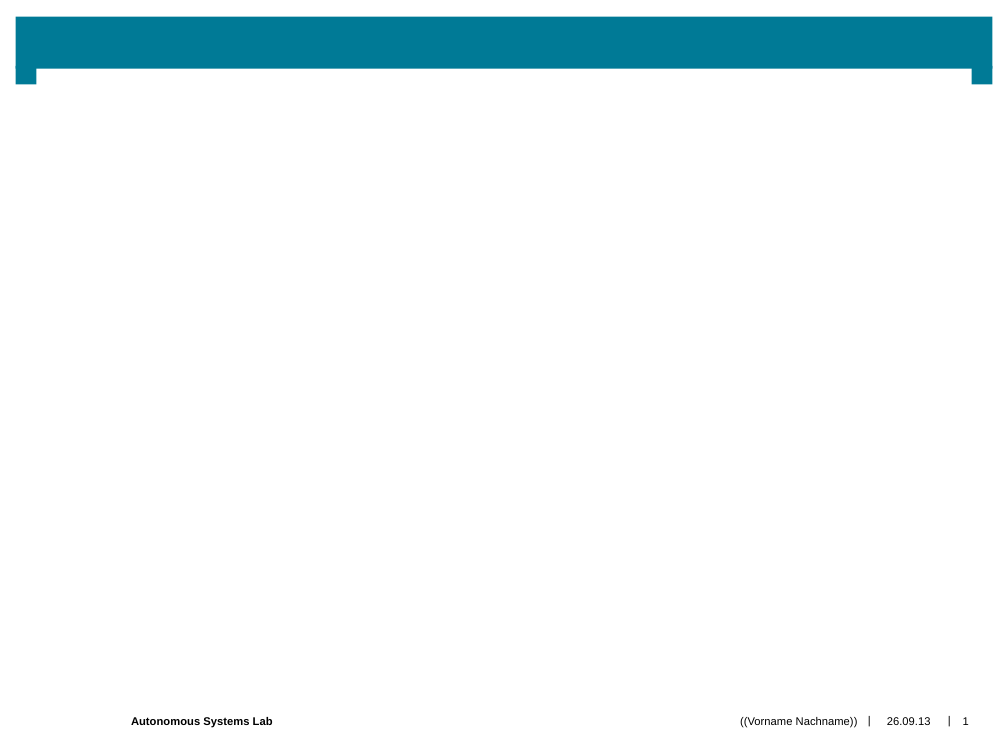
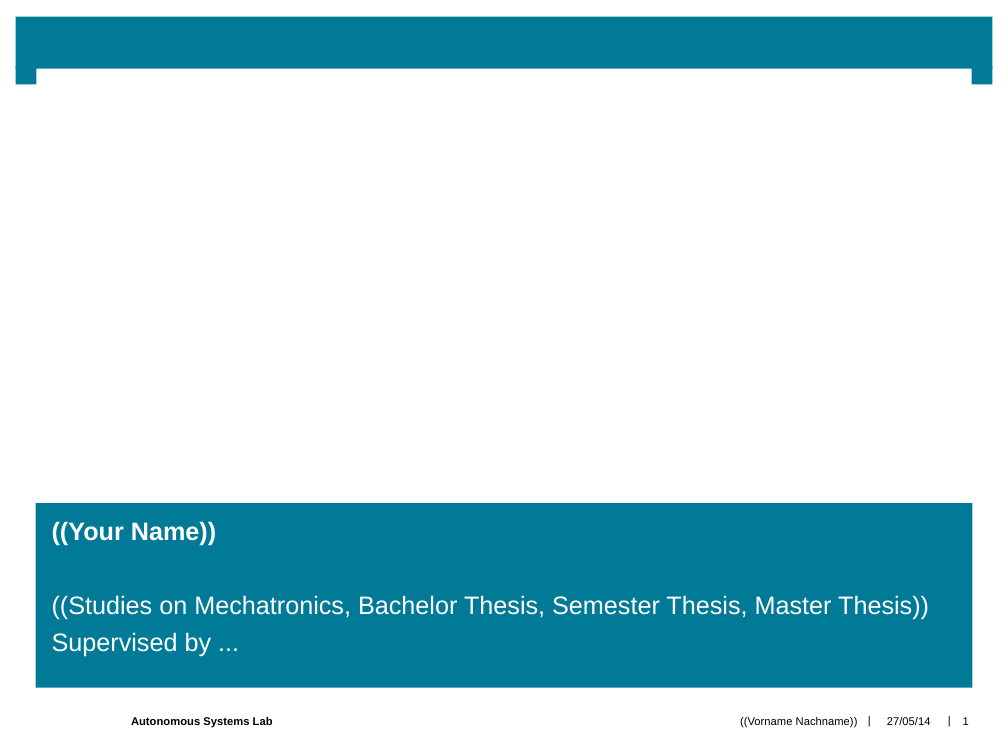
Before and after one commit to ethz-asl/asl-student-templates, a slide deck: slide 1 of Presentation/PowerPoint_Template.pptx. Drawn at 1008x756 pixels with LibreOffice and Linux fonts; fonts in the diff are those of the drawing; background and template pictures are left out. Boxes give left, top, right and bottom in pixels: in the first picture for what was removed or moved away, otherwise in the second. Text is boxed around its words. In the diff, an @@ line names an element or a change of style, - is before the commit and + after.

```diff
--- a/Presentation/PowerPoint_Template.pptx
+++ b/Presentation/PowerPoint_Template.pptx
@@ subtitle added at (35,503,972,687), fill #007A96, 18 pt, text #FFFFFF @@
+((Your Name))
+((Studies on Mechatronics, Bachelor Thesis, Semester Thesis, Master Thesis))
+Supervised by ...
@@ text at (887,717,931,725): text changed @@
-26.09.13
+27/05/14
```
Also in this commit, not shown: 8 other slides changed, 2 other files.
